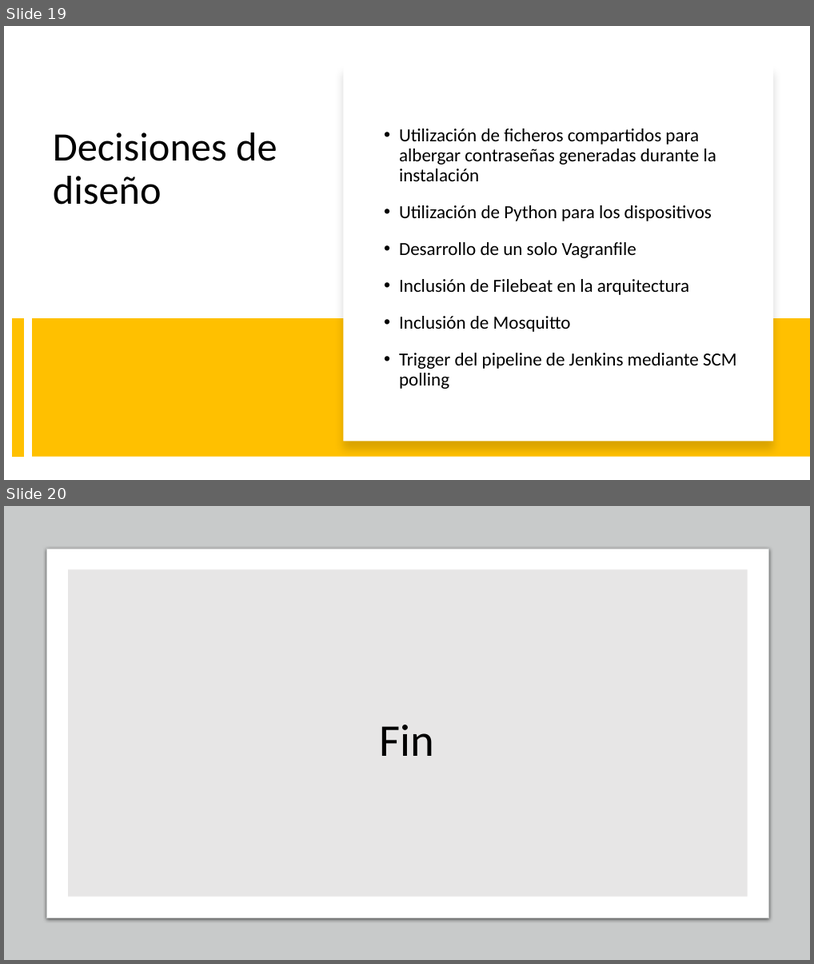
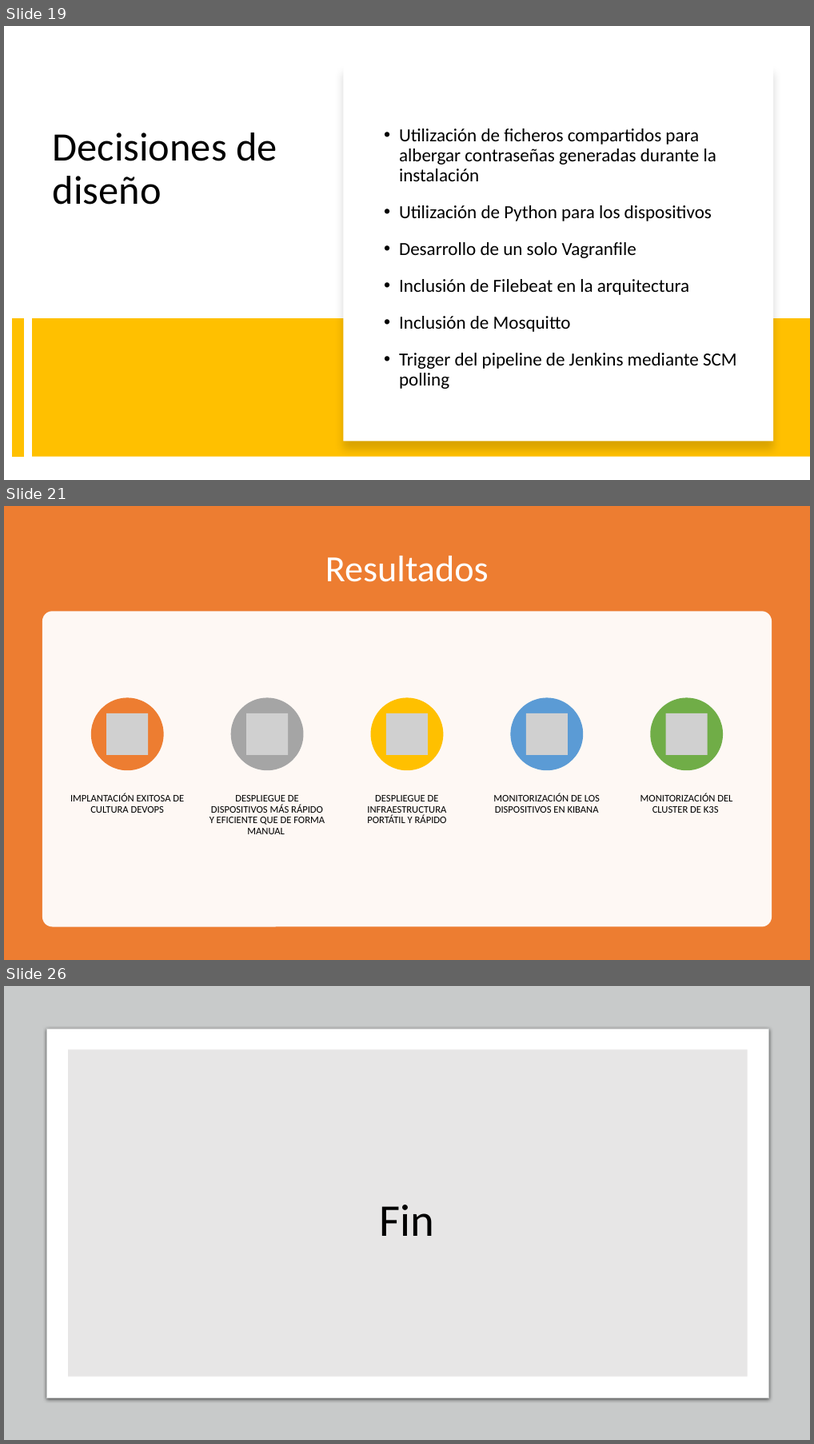
Before and after one commit to alfonsodiezramirez-upm/vagrant-ELK-edgeCluster, a slide deck: Presentación PFM.pptx. Shown one above the other, each under a label of ours: slides 19 and 20 before the commit, slides 19, 21 and 26 after it; the slides between them are not shown. The pictures are 814x964 and 814x1444 pixels, drawn with LibreOffice and Linux fonts; fonts in the diff are those of the drawing; grey boxes stand for pictures. Boxes give left, top, right and bottom in pixels: in the first picture for what was removed or moved away, otherwise in the second. Text is boxed around its words. In the diff, an @@ line names an element or a change of style, - is before the commit and + after.

```diff
--- a/Presentación PFM.pptx
+++ b/Presentación PFM.pptx
@@ slide 21 added at box(4, 506, 810, 960), background #FFFFFF @@
@@ rectangle added at box(4, 506, 810, 960), fill #ED7D31 @@
@@ title added at box(326, 556, 489, 582), 44 pt, text #FFFFFF @@
+Resultados
@@ rounded rectangle added at box(42, 612, 772, 927), fill #FFFFFF at 95% opacity @@
@@ group added at box(70, 698, 733, 834): 5 ellipses, 5 pictures, 5 texts @@
+IMPLANTACIÓN EXITOSA DE CULTURA DEVOPS
+DESPLIEGUE DE DISPOSITIVOS MÁS RÁPIDO Y EFICIENTE QUE DE FORMA MANUAL
+DESPLIEGUE DE INFRAESTRUCTURA PORTÁTIL Y RÁPIDO
+MONITORIZACIÓN DE LOS DISPOSITIVOS EN KIBANA
+MONITORIZACIÓN DEL CLUSTER DE K3S
@@ what was slide 20 is now slide 26 @@
```
Also in this commit, not shown: 2 slides changed, 5 other slides added.
